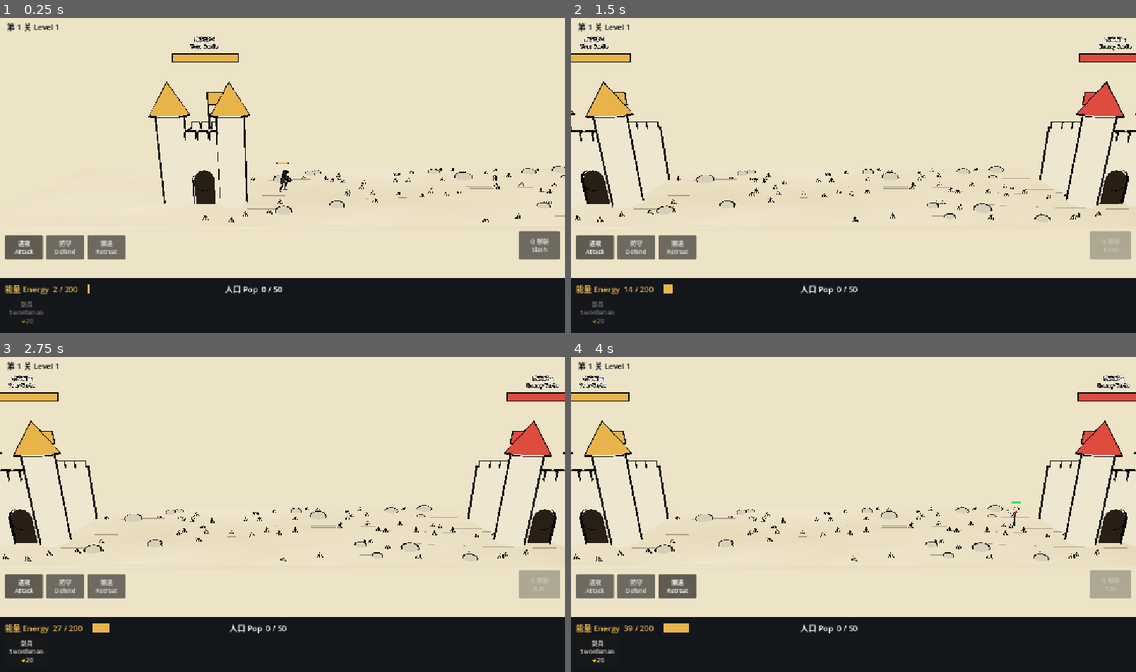
Above: before the commit, frames 1-4 (two rows, left to right).
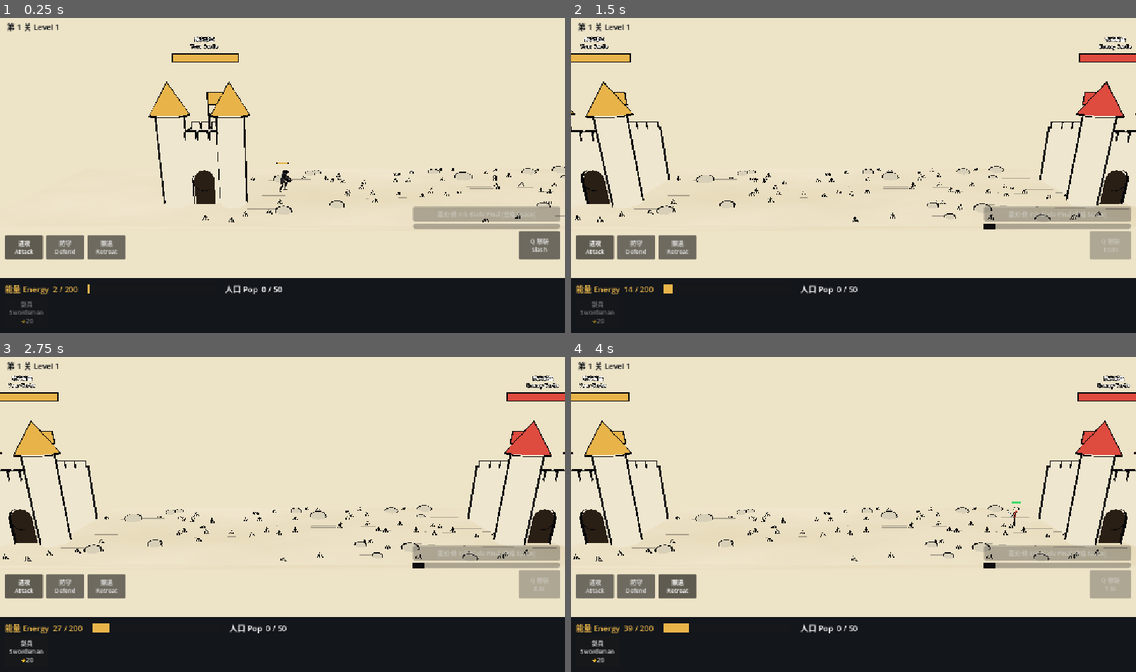
Above: after the commit, the same moments.

Repository: cronustjy-sketch/inkblade
Game: Godot game, scene res://scenes/dev_smoke.tscn
Two runs of this game, one before a commit and one after it. Both use one fixed random seed, a clock stepped at 60 frames per second and the inputs below. This scene is started directly instead of the project's main scene.
Inputs (mouse positions are in pixels of both pictures, inside the frame that each line leads up to):
- Up to frame 1 (0.25 s): no input
- Up to frame 2 (1.5 s): click "进攻 Attack" at 0.5 s; tap Enter at 1.25 s; move the mouse to (977, 159) at 1.27 s; hold Right (ui_right) from 1.28 s (still down); tap Space at 1.35 s; click (977, 159) at 1.42 s
- Up to frame 3 (2.75 s): tap Space at 1.52, 1.82 s; release Right (ui_right) at 2 s; drag from (169, 530) to (254, 577) at 2.02 s
- Up to frame 4 (4 s): click "防守 Defend" at 2.75 s; click "撤退 Retreat" at 3.5 s

The runs differ from the first frame. In frame 1, 1.7% of the frame differs, in the area x 73-100%, y 59-68%; in frame 2, 1.7%; in frame 3, 1.7%; in frame 4, 1.7%.

Commit message:
Step 9: hero skills E/R/F/G and the ink ultimate
Co-Authored-By: Claude Sonnet 5.5 <noreply@anthropic.com>

Diff:
--- a/godot/data/units.gd
+++ b/godot/data/units.gd
@@ -45,3 +45,9 @@
 const DEFEND_LINE_M: float = 7.0
 const RETREAT_HEAL_PER_SEC: float = 0.08
 const CONTROL_DAMAGE_MULT: float = 1.4
+
+# Ink meter: how much each point of damage dealt adds (meter is 0..ULT_MAX).
+const INK_PER_DAMAGE_HERO: float = 0.12
+const INK_PER_DAMAGE_ARMY: float = 0.03
+# The ultimate hits everything within this many meters of the camera centre.
+const ULT_VIEW_HALF_WIDTH: float = 24.0
--- a/godot/scripts/battle.gd
+++ b/godot/scripts/battle.gd
@@ -7,7 +7,8 @@
 const CAM_HEIGHT: float = 10.0
 const CAM_DISTANCE: float = 28.0
 const CAM_FOLLOW: float = 5.0
-const IMPLEMENTED_SKILLS: Array[String] = ["slash"]
+const IMPLEMENTED_SKILLS: Array[String] = ["slash", "dash", "rally", "rain", "special"]
+const Fx := preload("res://scripts/fx.gd")
 const MAX_ENERGY: float = 200.0
 const ENERGY_REGEN: float = 10.0
 const MAX_POP: int = 50
@@ -31,6 +32,9 @@
 var spawner: Node
 var order: int = UnitData.ORDER_ATTACK
 var controlled: Node3D
+var ink: float = 0.0
+var rally_t: float = 0.0
+var _shake_t: float = 0.0
 var _over: bool = false
 
 func _ready() -> void:
@@ -59,6 +63,7 @@
 	hud.setup(level, MAX_ENERGY, MAX_POP, _unlocked_skills())
 	hud.skill_requested.connect(_on_skill_requested)
 	hud.order_requested.connect(set_order)
+	hud.ult_requested.connect(cast_ultimate)
 	hud.show_orders()
 	hud.set_order(order)
 	hud.spawn_requested.connect(_on_spawn_requested)
@@ -80,6 +85,9 @@
 	hud.update_state(energy, player_pop())
 
 	hud.update_skills(hero)
+	hud.update_ink(ink, UnitData.ULT_MAX)
+	rally_t = maxf(0.0, rally_t - delta)
+	_shake_t = maxf(0.0, _shake_t - delta)
 	_validate_control()
 	hero.move(0.0 if controlled != null else move_axis(), delta)
 
@@ -88,6 +96,8 @@
 	var target_x: float = clampf(follow.position.x, PLAYER_CASTLE_X, ENEMY_CASTLE_X)
 	cam_x = lerpf(cam_x, target_x, 1.0 - exp(-CAM_FOLLOW * delta))
 	camera.position = Vector3(cam_x, CAM_HEIGHT, CAM_DISTANCE)
+	if _shake_t > 0.0:
+		camera.position += Vector3(randf_range(-1.0, 1.0), randf_range(-1.0, 1.0), 0.0) * _shake_t * 0.5
 	camera.look_at(Vector3(cam_x, 1.5, 0.0), Vector3.UP)
 
 # -1 / 0 / +1 from the arrow keys or A / D.
@@ -164,6 +174,8 @@
 		KEY_TAB:
 			cycle_control()
 			get_viewport().set_input_as_handled()
+		KEY_SPACE:
+			cast_ultimate()
 		KEY_H:
 			release_control()
 		KEY_1:
@@ -249,3 +261,27 @@
 		var hp: Vector2 = camera.unproject_position(hero.global_position + Vector3(0, 1.0, 0))
 		if hp.distance_to(screen_pos) < best_dist:
 			release_control()
+
+# ---------- ink meter and the ultimate (墨刃·终) ----------
+
+func add_ink(amount: float, from_hero: bool = true) -> void:
+	var rate: float = UnitData.INK_PER_DAMAGE_HERO if from_hero else UnitData.INK_PER_DAMAGE_ARMY
+	ink = minf(UnitData.ULT_MAX, ink + amount * rate)
+
+# Screen-wide strike: everything in view takes heavy damage.
+func cast_ultimate() -> bool:
+	if ink < UnitData.ULT_MAX or hero.is_dead() or _over:
+		return false
+	ink = 0.0
+	var half: float = UnitData.ULT_VIEW_HALF_WIDTH
+	for u: Node3D in get_tree().get_nodes_in_group("team_1"):
+		if u.is_queued_for_deletion() or u.inside or absf(u.global_position.x - cam_x) > half:
+			continue
+		u.take_damage(UnitData.ULT_DAMAGE)
+		Fx.slash_wave(self, u.global_position + Vector3(-1.5, 0.0, 0.0), 1.0, 3.0)
+	if absf(enemy_castle.global_position.x - cam_x) <= half + 3.2:
+		enemy_castle.take_damage(UnitData.ULT_CASTLE_DAMAGE)
+	Fx.slash_wave(self, Vector3(cam_x - half, 2.0, 0.0), 1.0, half * 2.0)
+	hud.flash()
+	_shake_t = 0.5
+	return true
--- a/godot/scripts/dev_smoke.gd
+++ b/godot/scripts/dev_smoke.gd
@@ -17,6 +17,7 @@
 	await _step5()
 	await _step7()
 	await _step8()
+	await _step9()
 	print("SMOKE DONE failures=%d" % failures)
 	get_tree().quit()
 
@@ -224,3 +225,75 @@
 	await wait(0.1)
 	check("control: released when the unit dies", battle.controlled == null)
 	await clear_units()
+
+func _step9() -> void:
+	_setup_arena()
+	var hero: Node3D = battle.hero
+	hero.set_process(true)
+	hero.level = 20
+	hero._cd_left = 1.0e9 # no auto attacks, so only skill damage is measured
+	hero.position.x = 10.0
+	hero.facing = 1.0
+
+	await clear_units()
+	var near: Node3D = spawn(1, "soldier", 12.0)
+	near.max_hp = 1000.0
+	near.hp = 1000.0
+	check("dash cast succeeds", hero.cast("dash"))
+	hero.take_damage(100.0)
+	check("dash: hero is invincible", hero.hp == hero.max_hp)
+	await wait(0.4)
+	check("dash: moved ~7 m (x=%.2f)" % hero.position.x, absf(hero.position.x - 17.0) < 0.6)
+	check("dash: damaged the enemy passed once (lost %.0f)" % (1000.0 - near.hp), is_equal_approx(1000.0 - near.hp, 40.0))
+
+	await clear_units()
+	hero.position.x = 10.0
+	var ally: Node3D = spawn(0, "soldier", 11.0)
+	ally.hp = 20.0
+	check("rally cast succeeds", hero.cast("rally"))
+	check("rally: heals 30%% of max (hp %.0f)" % ally.hp, is_equal_approx(ally.hp, 38.0))
+	check("rally: attack speed boost is active", ally._haste() > 1.4 and battle.rally_t > 5.0)
+	check("rally: goes on cooldown", not hero.can_cast("rally"))
+
+	await clear_units()
+	hero.position.x = 10.0
+	hero.facing = 1.0
+	var in_area: Node3D = spawn(1, "soldier", 15.0)
+	var out_area: Node3D = spawn(1, "soldier", 22.0)
+	for e: Node3D in [in_area, out_area]:
+		e.max_hp = 1000.0
+		e.hp = 1000.0
+	check("sword rain cast succeeds", hero.cast("rain"))
+	await wait(2.8)
+	var lost: float = 1000.0 - in_area.hp
+	check("sword rain hits the area ~8 ticks x20 (lost %.0f)" % lost, lost >= 140.0 and lost <= 180.0)
+	check("sword rain leaves enemies outside untouched", out_area.hp == 1000.0)
+
+	await clear_units()
+	hero.position.x = 10.0
+	var v1: Node3D = spawn(1, "soldier", 11.5)
+	var v2: Node3D = spawn(1, "soldier", 19.0)
+	v1.max_hp = 1000.0
+	v1.hp = 1000.0
+	check("vortex (G) cast succeeds", hero.cast("special"))
+	await wait(0.3)
+	check("vortex damages and shoves nearby enemies", v1.hp == 950.0 and v1.position.x > 12.0)
+	check("vortex ignores enemies out of range", v2.hp == v2.max_hp)
+
+	await clear_units()
+	battle.ink = 0.0
+	check("ultimate refused while the meter is empty", not battle.cast_ultimate())
+	hero.position.x = 10.0
+	battle.cam_x = 10.0
+	var tgt: Node3D = spawn(1, "soldier", 14.0)
+	var far: Node3D = spawn(1, "soldier", 38.0)
+	for e: Node3D in [tgt, far]:
+		e.max_hp = 1000.0
+		e.hp = 1000.0
+	battle.add_ink(1000.0)
+	check("ink meter fills from damage and caps at 100", is_equal_approx(battle.ink, 100.0))
+	check("ultimate fires when full", battle.cast_ultimate())
+	check("ultimate hits everything on screen for 300 (hp %.0f)" % tgt.hp, is_equal_approx(tgt.hp, 700.0))
+	check("ultimate skips enemies off screen", far.hp == 1000.0)
+	check("ultimate resets the meter", battle.ink == 0.0)
+	await clear_units()
--- a/godot/scripts/fx.gd
+++ b/godot/scripts/fx.gd
@@ -60,3 +60,22 @@
 	tw.tween_property(mi, "global_position:y", pos.y + 1.2, 0.6)
 	tw.tween_property(mat, "albedo_color:a", 0.0, 0.6)
 	tw.chain().tween_callback(mi.queue_free)
+
+# Falling swords between x0 and x1 over `duration` seconds (Sword Rain).
+static func sword_rain(parent: Node3D, x0: float, x1: float, duration: float, count: int = 26) -> void:
+	for i in count:
+		var sword := Node3D.new()
+		parent.add_child(sword)
+		Ink.box(sword, Vector3(0.12, 1.3, 0.04), Vector3.ZERO, Color("dfe3e6"), Vector3.ZERO, 0.025)
+		Ink.box(sword, Vector3(0.4, 0.07, 0.06), Vector3(0, 0.6, 0), Color("0d0d0f"), Vector3.ZERO, 0.0)
+		sword.rotation_degrees.z = 180.0
+		sword.visible = false
+		var x: float = randf_range(minf(x0, x1), maxf(x0, x1))
+		var z: float = randf_range(-1.3, 1.3)
+		sword.global_position = Vector3(x, 10.0, z)
+		var tw: Tween = sword.create_tween()
+		tw.tween_interval(randf() * maxf(duration - 0.4, 0.05))
+		tw.tween_callback(sword.set_visible.bind(true))
+		tw.tween_property(sword, "global_position:y", 0.7, 0.35)
+		tw.tween_interval(0.15)
+		tw.tween_callback(sword.queue_free)
--- a/godot/scripts/hero.gd
+++ b/godot/scripts/hero.gd
@@ -39,6 +39,10 @@
 var _fill: MeshInstance3D
 var _bar: Node3D
 var _current: String = ""
+var _dash_left: float = 0.0
+var _dash_dir: float = 1.0
+var _dash_speed: float = 0.0
+var _dash_hit: Array[Node3D] = []
 
 func setup(p_battle: Node3D, p_level: int) -> void:
 	battle = p_battle
@@ -86,14 +90,15 @@
 		if _dead_t < 0.0:
 			_respawn()
 		return
-	_cd_left -= delta
+	_cd_left -= delta * (UnitData.HERO_SKILLS["rally"]["haste"] if battle.rally_t > 0.0 else 1.0)
+	_dash_step(delta)
 	_auto_attack()
 	_update_anim()
 	_moving = false
 
 # Called by battle.gd while the player is steering the hero.
 func move(dir: float, delta: float) -> void:
-	if _dead_t >= 0.0 or dir == 0.0:
+	if _dead_t >= 0.0 or dir == 0.0 or _dash_left > 0.0:
 		return
 	_moving = true
 	facing = signf(dir)
@@ -113,6 +118,14 @@
 	match id:
 		"slash":
 			_cast_slash()
+		"dash":
+			_cast_dash()
+		"rally":
+			_cast_rally()
+		"rain":
+			_cast_rain()
+		"special":
+			_cast_vortex()
 		_:
 			return false
 	skill_cd[id] = UnitData.HERO_SKILLS[id]["cooldown"]
@@ -147,6 +160,79 @@
 		_dealt(s["damage"])
 	Fx.slash_wave(battle, global_position, facing, reach)
 	_play("power", 0.5)
+
+func _cast_dash() -> void:
+	var s: Dictionary = UnitData.HERO_SKILLS["dash"]
+	var duration: float = 0.25
+	_dash_left = duration
+	_dash_dir = facing
+	_dash_speed = s["distance"] / UnitData.PX_PER_M / duration
+	_dash_hit.clear()
+	invincible_t = s["invincible"]
+	_play("roll", 0.35)
+
+func _dash_step(delta: float) -> void:
+	if _dash_left <= 0.0:
+		return
+	_dash_left -= delta
+	position.x = clampf(position.x + _dash_dir * _dash_speed * delta, MIN_X, MAX_X)
+	var dmg: float = UnitData.HERO_SKILLS["dash"]["damage"]
+	for u: Node3D in _enemies():
+		if u in _dash_hit or absf(u.global_position.x - global_position.x) > 1.0:
+			continue
+		_dash_hit.append(u)
+		u.take_damage(dmg)
+		_dealt(dmg)
+
+# Whole army heals and attacks faster for a few seconds.
+func _cast_rally() -> void:
+	var s: Dictionary = UnitData.HERO_SKILLS["rally"]
+	battle.rally_t = s["duration"]
+	for u: Node3D in get_tree().get_nodes_in_group("team_0"):
+		if u.is_queued_for_deletion():
+			continue
+		u.heal(u.max_hp * s["heal"])
+		Fx.rise(battle, u.global_position + Vector3(0, 1.0, 0.3), Color("e8b44a"))
+	Fx.ring(battle, global_position, 12.0, Color("e8b44a"), 0.6)
+	_play("power", 0.6)
+
+# Swords fall on an area in front of the hero for a couple of seconds.
+func _cast_rain() -> void:
+	var s: Dictionary = UnitData.HERO_SKILLS["rain"]
+	var reach: float = s["range"] / UnitData.PX_PER_M
+	var lo: float = minf(global_position.x, global_position.x + facing * reach)
+	var hi: float = maxf(global_position.x, global_position.x + facing * reach)
+	var ticks: int = s["ticks"]
+	Fx.sword_rain(battle, lo, hi, s["duration"])
+	var tw: Tween = create_tween()
+	for i in ticks:
+		tw.tween_callback(_rain_tick.bind(lo, hi, s["damage"]))
+		tw.tween_interval(s["duration"] / ticks)
+	_play("power", 0.6)
+
+func _rain_tick(lo: float, hi: float, dmg: float) -> void:
+	for u: Node3D in _enemies():
+		if u.global_position.x >= lo and u.global_position.x <= hi:
+			u.take_damage(dmg)
+			_dealt(dmg)
+	var castle: Node3D = battle.enemy_castle
+	if castle.hp > 0.0 and castle.global_position.x - CASTLE_HALF_WIDTH <= hi and castle.global_position.x + CASTLE_HALF_WIDTH >= lo:
+		castle.take_damage(dmg)
+		_dealt(dmg)
+
+# Hero's own skill (G): an ink vortex that damages and shoves everything around the hero.
+func _cast_vortex() -> void:
+	var s: Dictionary = UnitData.HERO_SKILLS["special"]
+	var radius: float = s["range"] / UnitData.PX_PER_M
+	for u: Node3D in _enemies():
+		if u.flying or absf(u.global_position.x - global_position.x) > radius:
+			continue
+		u.take_damage(s["damage"])
+		_dealt(s["damage"])
+		if u.has_method("apply_knockback"):
+			u.apply_knockback(s["knockback"], global_position.x)
+	Fx.ring(battle, global_position, radius, Color("0d0d0f"), 0.5)
+	_play("spin", 0.6)
 
 # ---------- combat ----------
 
--- a/godot/scripts/hud.gd
+++ b/godot/scripts/hud.gd
@@ -3,7 +3,6 @@
 signal spawn_requested(key: String)
 signal skill_requested(id: String)
 signal order_requested(order: int)
-@warning_ignore("unused_signal")
 signal ult_requested
 signal retry_requested
 signal next_level_requested
@@ -22,7 +21,7 @@
 var _skill_buttons: Dictionary = {}
 var _order_buttons: Array[Button] = []
 var _ink_bar: ProgressBar
-var _ink_label: Label
+var _ult_button: Button
 var _control_label: Label
 var _boss_box: VBoxContainer
 var _boss_bar: ProgressBar
@@ -71,13 +70,13 @@
 		b.text = "%s %s\n%s" % [s["key"], s["name_cn"], tail]
 
 func update_ink(value: float, max_value: float) -> void:
-	_ink_label.visible = true
+	_ult_button.visible = true
 	_ink_bar.visible = true
 	_ink_bar.max_value = max_value
 	_ink_bar.value = value
 	var is_full: bool = value >= max_value
-	_ink_label.text = "墨刃·终 Ink Blade Final  [空格 Space]%s" % ("  就绪 READY" if is_full else "")
-	_ink_label.add_theme_color_override("font_color", GOLD if is_full else Color("c9c3b0"))
+	_ult_button.disabled = not is_full
+	_ult_button.text = "墨刃·终 Ink Blade Final [空格 Space]%s" % ("  就绪 READY" if is_full else "")
 
 func set_order(order: int) -> void:
 	for i in _order_buttons.size():
@@ -226,11 +225,10 @@
 	skills.position = Vector2(-10, -150)
 	skills.visible = false
 	add_child(skills)
-	_ink_label = Label.new()
-	_ink_label.horizontal_alignment = HORIZONTAL_ALIGNMENT_RIGHT
-	_ink_label.add_theme_font_size_override("font_size", 12)
-	_ink_label.visible = false
-	skills.add_child(_ink_label)
+	_ult_button = _button("墨刃·终 Ink Blade Final", Vector2(300, 30), 12)
+	_ult_button.visible = false
+	_ult_button.pressed.connect(func() -> void: ult_requested.emit())
+	skills.add_child(_ult_button)
 	_ink_bar = ProgressBar.new()
 	_ink_bar.show_percentage = false
 	_ink_bar.custom_minimum_size = Vector2(300, 12)
@@ -265,3 +263,14 @@
 	fill.bg_color = RED
 	_boss_bar.add_theme_stylebox_override("fill", fill)
 	_boss_box.add_child(_boss_bar)
+
+# Full-screen black flash for the ultimate.
+func flash() -> void:
+	var rect := ColorRect.new()
+	rect.color = Color(0.03, 0.03, 0.05, 0.85)
+	rect.set_anchors_and_offsets_preset(Control.PRESET_FULL_RECT)
+	rect.mouse_filter = Control.MOUSE_FILTER_IGNORE
+	add_child(rect)
+	var tw: Tween = rect.create_tween()
+	tw.tween_property(rect, "color:a", 0.0, 0.55)
+	tw.tween_callback(rect.queue_free)
--- a/godot/scripts/unit.gd
+++ b/godot/scripts/unit.gd
@@ -75,7 +75,7 @@
 	add_child(_fill)
 
 func _process(delta: float) -> void:
-	_cd_left -= delta
+	_cd_left -= delta * _haste()
 	_apply_knockback(delta)
 	var is_healer: bool = data.has("heal")
 	var target: Node3D = _nearest_enemy()
@@ -248,6 +248,8 @@
 		else:
 			knock = 0.0
 	_first_hit = false
+	if team == 0 and battle != null:
+		battle.add_ink(dmg, false)
 	if data.has("projectile"):
 		_shoot(target, dmg)
 	elif data.has("aoe"):
@@ -348,3 +350,9 @@
 	mat.shading_mode = BaseMaterial3D.SHADING_MODE_UNSHADED
 	mat.albedo_color = color
 	return mat
+
+# Rally (hero skill R) speeds up the player army's attacks.
+func _haste() -> float:
+	if team == 0 and battle != null and battle.rally_t > 0.0:
+		return UnitData.HERO_SKILLS["rally"]["haste"]
+	return 1.0
Not shown, changed: godot/PROGRESS.md
